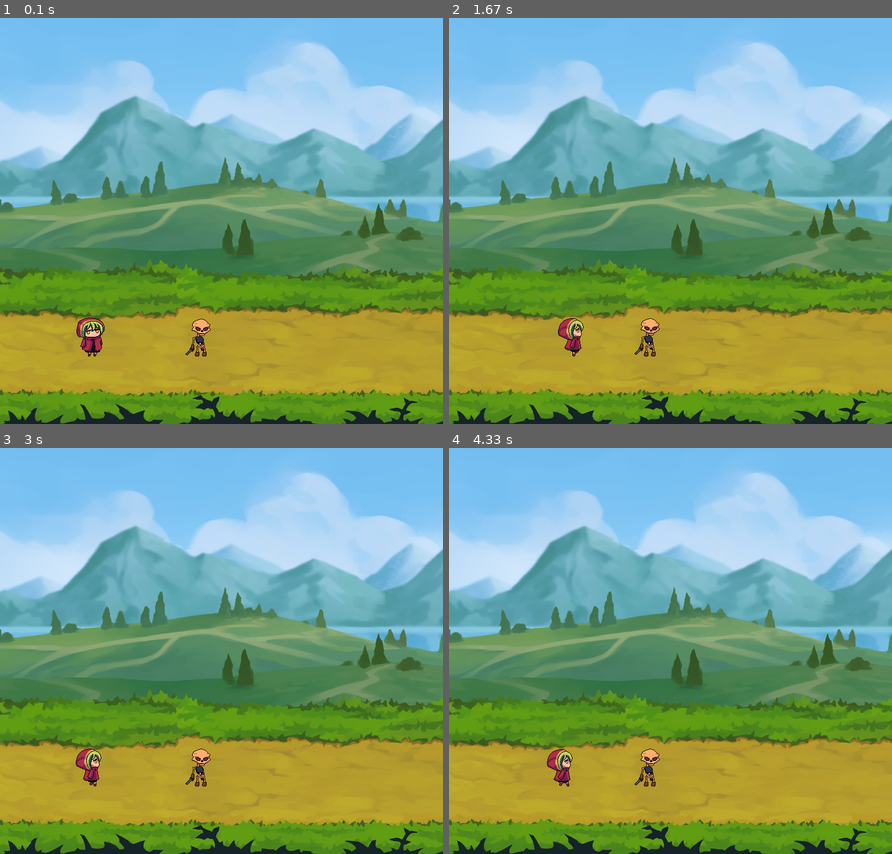
Above: before the commit, frames 1-4 (two rows, left to right).
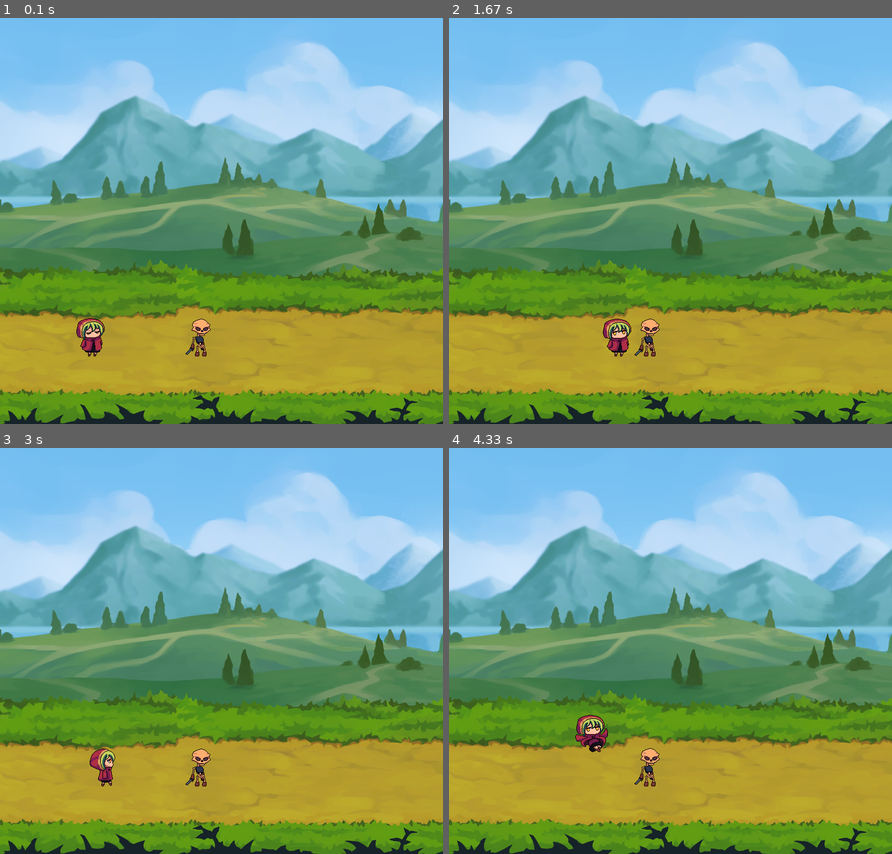
Above: after the commit, the same moments.

Repository: fifkal/Yandex-Lyceum-Pygame
Game: pygame game, started from main.py
The game is run twice, just before and just after one commit, with the same random seed, the same clock (stepped at 60 frames per second) and the same inputs.
Inputs:
- Up to frame 1 (0.1 s): no input
- Up to frame 2 (1.67 s): tap Space at 0.33 s; hold D 0.67-1.13 s; hold D 1.17-1.63 s
- Up to frame 3 (3 s): hold A 1.67-2.2 s; tap Space at 1.73, 2.03, 2.3, 2.6, 2.73 s; hold A 2.23-2.63 s; tap Shift at 2.38 s; hold D from 2.67 s (still down)
- Up to frame 4 (4.33 s): tap Space at 3.03, 3.4, 3.7, 3.9, 4.2 s; release D at 3.3 s; hold A 3.33-3.8 s; hold D 3.83-4.3 s; tap Shift at 3.98 s

The runs differ from the first frame. In frame 1, 0.1% of the frame differs, in the area x 17-46%, y 73-84%; in frame 2, 0.9%; in frame 3, 0.6%; in frame 4, 0.9%, in the area x 22-48%, y 65-84%.

Commit message:
work with collids

Diff:
--- a/main.py
+++ b/main.py
@@ -272,6 +272,6 @@
     elif player.rect.x > 666:
         player.rect.x = 666
 
-    clock.tick(15)
+    clock.tick(30)
 
 pygame.quit()
--- a/menu.py
+++ b/menu.py
@@ -9,6 +9,7 @@
 pygame.init()
 
 width, height = 960, 600
+lt = 0
 
 screen = pygame.display.set_mode((width, height))
 clock = pygame.time.Clock()
@@ -66,10 +67,31 @@
 
 
 player = AnimatedSprite(load_image('Enchantress/Idle.png'), 5, 1, 415, 210)
+players = [{'idle': (load_image('Enchantress/Idle.png'), 5), 'step': (load_image('Enchantress/Walk.png'), 8),
+             'step_left': (load_image('Enchantress/Walk_left.png'), 8), 'run': (load_image('Enchantress/Run.png'), 8),
+             'run_left': (load_image('Enchantress/Run_left.png'), 8), 'jump': (load_image('Enchantress/Jump.png'), 8),
+             'attack': (load_image('Enchantress/Attack_2.png'), 3),
+             'attack_left': (load_image('Enchantress/Attack_2_left.png'), 3),
+             'hurt': (load_image('Enchantress/Hurt.png'), 2)},
+           {'idle': (load_image('Knight/Idle.png'), 6), 'step': (load_image('Knight/Walk.png'), 8),
+            'step_left': (load_image('Knight/Walk_left.png'), 8), 'run': (load_image('Knight/Run.png'), 7),
+            'run_left': (load_image('Knight/Run_left.png'), 7), 'jump': (load_image('Knight/Jump.png'), 6),
+            'attack': (load_image('Knight/Attack_2.png'), 2),
+            'attack_left': (load_image('Knight/Attack_2_left.png'), 2),
+            'hurt': (load_image('Knight/Hurt.png'), 3)},
+           {'idle': (load_image('Musketeer/Idle.png'), 5), 'step': (load_image('Musketeer/Walk.png'), 8),
+            'step_left': (load_image('Musketeer/Walk_left.png'), 8), 'run': (load_image('Musketeer/Run.png'), 8),
+            'run_left': (load_image('Musketeer/Run_left.png'), 8), 'jump': (load_image('Musketeer/Jump.png'), 7),
+            'attack': (load_image('Musketeer/Attack_2.png'), 4),
+            'attack_left': (load_image('Musketeer/Attack_2_left.png'), 4),
+            'hurt': (load_image('Musketeer/Hurt.png'), 2)}
+           ]
+last_cnt = 0
 cnt = 0
 
 
 def main_menu():
+    global lt
     start_button = Button(width / 2 - (252 / 2), 150, 252, 74, '',
                           'buttons/Start/Start1.png', 'buttons/Start/Start4.png')
     settings_button = Button(width / 2 - (252 / 2), 250, 252, 74, '',
@@ -91,6 +113,8 @@
                 click.play()
                 setting_menu()
             if event.type == pygame.USEREVENT and event.button == start_button:
+                lt += 1
+                print(1)
                 pygame.quit()
                 runpy.run_path(path_name='player.py')
                 sys.exit()
@@ -229,8 +253,7 @@
 
 
 def customize():
-    global cnt, player, player_sprite
-    last_cnt = 0
+    global cnt, player, player_sprite, last_cnt
     swipper_button = Button(200, 250, 100, 100, '',
                             'buttons/LeftKey/LeftKey1.png', 'buttons/LeftKey/LeftKey4.png')
     swipper1_button = Button(660, 250, 100, 100, '',
--- a/player.py
+++ b/player.py
@@ -3,8 +3,8 @@
 import sys
 import pygame.gfxdraw
 from button import Button
+from menu import players, cnt
 import runpy
-
 
 player_sprite = pygame.sprite.Group()
 enemy_sprite = pygame.sprite.Group()
@@ -103,13 +103,12 @@
 
 
 class Player(AnimatedSprite):
-    def __init__(self, sheet, columns, rows, x, y, now_move):
+    def __init__(self, sheet, columns, rows, x, y, now_move, on_platfrom):
         AnimatedSprite.__init__(self, sheet, columns, rows, x, y)
         self.rct = pygame.Rect(self.rect.x + 30, self.rect.y + 55, self.rect.w - 60, self.rect.h - 50)
         self.sheet = sheet
         self.movex = 0
         self.movey = 0
-        self.frame = 0
         self.health = 100
         self.last_x = self.rect.x
         self.last_y = self.rect.y
@@ -118,13 +117,18 @@
         self.last_direction = 'right'
         self.change = False
         self.attack = False
-        self.cld = False
+        self.on_platform = on_platfrom
 
     def control(self, x, y):
         self.movex = x
         self.movey = y
         self.last_x = self.rect.x
         self.rect.x += self.movex
+        for p in platforms:
+            if (p.rect.colliderect(self.rct) and not is_jump and not self.on_platform
+                    and ((self.last_direction == 'right' and self.rct.x < p.rect.x) or
+                         (self.last_direction == 'left' and self.rct.x > p.rect.x))):
+                self.rect.x = self.last_x
         self.rct = pygame.Rect(self.rect.x + 30, self.rect.y + 55, self.rect.w - 60, self.rect.h - 50)
 
     def nova_move(self):
@@ -143,12 +147,14 @@
             self.now_move = 'run_left'
         elif self.rect.x == self.last_x + 20:
             self.now_move = 'run'
-        elif self.rect.x == self.last_x and self.rect.y == self.last_y: # and not self.rct.colliderect(enemy.rct):
+        elif self.rect.x == self.last_x and self.rect.y == self.last_y and enemy.now_move not in \
+                ['attack', 'attack_left']:
             self.now_move = 'idle'
-        #elif (self.rct.colliderect(enemy.rct) and
-              #self.rect.x == self.last_x and self.rect.y == self.last_y):
-            #self.now_move = 'hurt'
-            #self.health -= 0.25
+        elif ((self.rct.colliderect(enemy.rct) and
+              self.rect.x == self.last_x and self.rect.y == self.last_y) and enemy.now_move in
+              ['attack', 'attack_left']):
+            self.now_move = 'hurt'
+            self.health -= 0.25
 
     def check(self):
         if self.last_move != self.now_move:
@@ -158,11 +164,25 @@
         global is_jump, jump
         flag = False
         for p in platforms:
-            if self.rect.colliderect(p.rect) and is_jump and jump < 0:
+            if self.rct.colliderect(p.rect):
+                flag = True
+            if ((self.rct.colliderect(p.rect) and is_jump and jump < 0 and self.rct.y < p.rect.y and
+                 not self.on_platform)
+                    or (self.rct.colliderect(p.rect) and self.on_platform and not is_jump)):
+                if not self.on_platform:
+                    self.change = True
                 is_jump = False
-                jump = -jump
-                self.now_move = 'idle'
-                self.cld = True
+                self.on_platform = True
+                self.rct.y = p.rect.y - p.rect.h
+                break
+            elif self.rct.colliderect(p.rect) and is_jump and jump < 0 and self.rct.y < p.rect.y and self.on_platform:
+                is_jump = True
+                jump = 30
+                self.on_platform = False
+                break
+        if not flag and self.on_platform:
+            is_jump = True
+            self.on_platform = False
 
 
 class Camera(object):
@@ -197,7 +217,6 @@
         self.sheet = sheet
         self.movex = 0
         self.movey = 0
-        self.frame = 0
         self.health = 10
         self.last_x = self.rect.x
         self.last_y = self.rect.y
@@ -208,6 +227,8 @@
         self.attack = False
 
     def updatee(self):
+        global platform
+        self.last_x = self.rect.x
         if player.rect.x < self.rect.x and not player.rct.colliderect(self.rct):
             self.last_direction = 'left'
             self.now_move = 'walk_left'
@@ -217,13 +238,17 @@
             self.now_move = 'walk'
             self.rect.x += 5
         elif (player.rct.colliderect(self.rct) and player.rect.x >= self.rect.x and
-                player.now_move not in ['attack', 'attack_left']):
+                player.now_move not in ['attack', 'attack_left'] and player.rect.y >= self.rect.y):
             self.now_move = 'attack'
         elif (player.rct.colliderect(self.rct) and player.rect.x <= self.rect.x and
-                player.now_move not in ['attack', 'attack_left']):
+                player.now_move not in ['attack', 'attack_left'] and player.rect.y >= self.rect.y):
             self.now_move = 'attack_left'
-        #elif self.rct.colliderect(enemy.rct) and player.now_move in ['attack', 'attack_left']:
-            #self.now_move = 'hurt'
+        elif self.rct.colliderect(enemy.rct) and player.now_move in ['attack', 'attack_left']:
+            self.now_move = 'hurt'
+        for p in platforms:
+            if p.rect.colliderect(self.rct) and ((self.last_direction == 'right' and self.rct.x < p.rect.x) or
+                                                 (self.last_direction == 'left' and self.rct.x > p.rect.x)):
+                self.rect.x = self.last_x
         self.rct = pygame.Rect(self.rect.x + 30, self.rect.y + 55, self.rect.w - 60, self.rect.h - 50)
 
     def check(self):
@@ -238,34 +263,27 @@
     def __init__(self, x1, y1, width, height):
         super().__init__(platforms)
         self.image = load_image('box.png')
-        self.image = pygame.transform.scale(self.image, (width, height))
-        self.rect = pygame.Rect(x1, y1, width, height)
+        self.image = pygame.transform.scale(self.image, (width + 12, height + 12))
+        self.rect = pygame.Rect(x1, y1, width + 12, height)
 
 
 running = True
 is_jump = False
-air = False
-jump = 10
-gravitation = 0.35
+jump = 30
+gravitation = 5
 y_ground = 550
-last_jump = 0
-plat_check = False
-ret = 0
-now_step = 0
-platform = Platform(400, 630, 100, 50)
-player = Player(load_image('Enchantress/Idle.png'), 5, 1, 300, 550, 'idle')
-# enemy = Enemy(load_image('Skeleton/Idle.png'), 7, 1, 100, 550, 'idle')
-moves = {'idle': (load_image('Enchantress/Idle.png'), 5), 'step': (load_image('Enchantress/Walk.png'), 8),
-         'step_left': (load_image('Enchantress/Walk_left.png'), 8), 'run': (load_image('Enchantress/Run.png'), 8),
-         'run_left': (load_image('Enchantress/Run_left.png'), 8), 'jump': (load_image('Enchantress/Jump.png'), 8),
-         'attack': (load_image('Enchantress/Attack_2.png'), 3),
-         'attack_left': (load_image('Enchantress/Attack_2_left.png'), 3),
-         'hurt': (load_image('Enchantress/Hurt.png'), 2)}
+
+enemy = Enemy(load_image('Skeleton/Idle.png'), 7, 1, 400, 550, 'idle')
+platform = Platform(500, 600, 50, 50)
+platform1 = Platform(100, 600, 50, 50)
+
+moves = players[cnt % 3]
 moves_enemy = {'idle': (load_image('Skeleton/Idle.png'), 7), 'walk': (load_image('Skeleton/Walk.png'), 8),
                'walk_left': (load_image('Skeleton/Walk_left.png'), 8),
                'attack': (load_image('Skeleton/Attack_2.png'), 4),
                'attack_left': (load_image('Skeleton/Attack_2_left.png'), 4),
                'hurt': (load_image('Skeleton/Hurt.png'), 3)}
+player = Player(moves['idle'][0], moves['idle'][1], 1, 600, 550, 'idle', False)
 pause = False
 total_level_width = 400  # Высчитываем фактическую ширину уровня
 total_level_height = 400  # высоту
@@ -293,8 +311,7 @@
             player.rect.y -= jump
             if player.rect.y >= y_ground:
                 is_jump = False
-                air = False
-                jump = 10
+                jump = 30
                 player.last_y = player.rect.y
             else:
                 jump -= gravitation
@@ -321,35 +338,33 @@
               (not all_keys[pygame.K_d])):
             now_step = 0
         screen.blit(fone, (0, 0))
-        rct = pygame.Rect(player.rect.x + 30, player.rect.y + 25, player.rect.w - 60, player.rect.h - 15)
         player.update_frame()
-        #enemy.update_frame()
-        player.control(now_step, player.movey)
+        enemy.update_frame()
+        player.control(now_step, 0)
+        player.collid()
         player.nova_move()
-        player.collid()
         player.check()
-        #enemy.check()
+        enemy.check()
         player_sprite.draw(screen)
         platforms.draw(screen)
         camera.update(player)
-        pygame.draw.rect(screen, pygame.Color('red'), player.rct, 5)
-        pygame.draw.rect(screen, pygame.Color('red'), platform.rect, 5)
 
         if player.change:
+            np = player.on_platform
             now = player.now_move
             x, y = player.rect.x, player.rect.y
             nd = player.last_direction
             lh = player.health
             player_sprite.remove(player)
-            player = Player(moves[now][0], moves[now][1], 1, x, y, now)
+            player = Player(moves[now][0], moves[now][1], 1, x, y, now, np)
             player.last_direction = nd
             player.health = lh
-        #if enemy.change:
-            #now = enemy.now_move
-            #x, y = enemy.rect.x, enemy.rect.y
-            #player_sprite.remove(enemy)
-            #enemy = Enemy(moves_enemy[now][0], moves_enemy[now][1], 1, x, y, now)
-        #enemy.updatee()
+        if enemy.change:
+            now = enemy.now_move
+            x, y = enemy.rect.x, enemy.rect.y
+            player_sprite.remove(enemy)
+            enemy = Enemy(moves_enemy[now][0], moves_enemy[now][1], 1, x, y, now)
+        enemy.updatee()
         pygame.display.flip()
         clock.tick(20)
     else:
